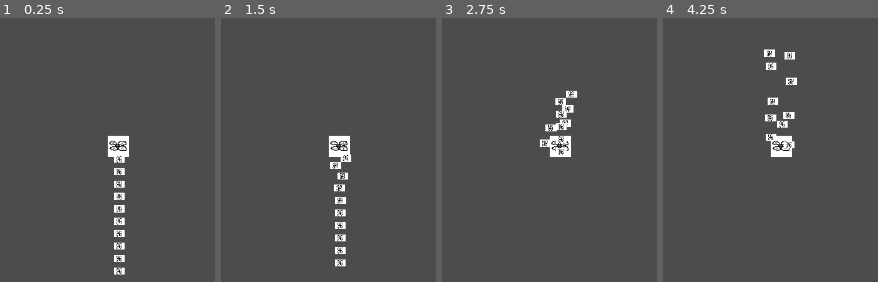
Above: before the commit, frames 1-4 (left to right).
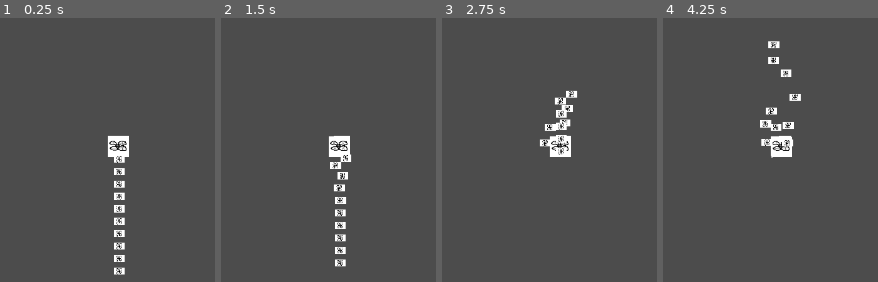
Above: after the commit, the same moments.

Repository: MeAmAnUsername/GMTK-2021
Game: Godot game, scene res://scenes/RopeSystem.tscn
The game is run twice, just before and just after one commit, with the same random seed, the same clock (stepped at 60 frames per second) and the same inputs. This scene is started directly instead of the project's main scene.
Inputs:
- Up to frame 1 (0.25 s): no input
- Up to frame 2 (1.5 s): tap Enter at 0.5 s; hold Right (ui_right) 0.53-1.28 s; tap Space at 1.25 s; hold Down (ui_down) from 1.28 s (still down)
- Up to frame 3 (2.75 s): release Down (ui_down) at 2.03 s; hold Right (ui_right) from 2.03 s (still down)
- Up to frame 4 (4.25 s): release Right (ui_right) at 2.78 s; hold Up (ui_up) 2.78-3.53 s; hold Left (ui_left) from 3.53 s (still down)

The runs differ from the first frame. In frame 1, less than 0.1% of the frame differs, in the area x 51-59%, y 46-50%; in frame 2, 0.3%; in frame 3, 0.7%; in frame 4, 2.5%, in the area x 45-65%, y 8-54%.

Commit message:
new main scene

Diff:
--- a/project.godot
+++ b/project.godot
@@ -11,7 +11,7 @@
 [application]
 
 config/name="GMTK-2021"
-run/main_scene="res://scenes/Main.tscn"
+run/main_scene="res://scenes/levels/BigRaiseHeavy.tscn"
 config/icon="res://icon.png"
 
 [display]
--- a/scenes/Main.tscn
+++ /dev/null
@@ -1,53 +0,0 @@
-[gd_scene load_steps=7 format=2]
-
-[ext_resource path="res://scripts/Main.gd" type="Script" id=1]
-[ext_resource path="res://scenes/RopeSystem.tscn" type="PackedScene" id=2]
-[ext_resource path="res://scenes/Level.tscn" type="PackedScene" id=3]
-[ext_resource path="res://scenes/Beacon.tscn" type="PackedScene" id=4]
-
-[sub_resource type="OpenSimplexNoise" id=1]
-
-[sub_resource type="NoiseTexture" id=2]
-noise = SubResource( 1 )
-
-[node name="Scene" type="Node2D"]
-position = Vector2( 191.508, 148.671 )
-script = ExtResource( 1 )
-
-[node name="Hud" type="CanvasLayer" parent="."]
-
-[node name="Panel" type="Panel" parent="Hud"]
-margin_right = 245.0
-margin_bottom = 52.0
-__meta__ = {
-"_edit_use_anchors_": false
-}
-
-[node name="Label" type="Label" parent="Hud/Panel"]
-margin_left = 8.0
-margin_top = 6.0
-margin_right = 242.0
-margin_bottom = 46.0
-text = "Hoi"
-__meta__ = {
-"_edit_use_anchors_": false
-}
-
-[node name="ParallaxBackground" type="ParallaxBackground" parent="."]
-
-[node name="ParallaxLayer" type="ParallaxLayer" parent="ParallaxBackground"]
-motion_scale = Vector2( 0.25, 0.25 )
-
-[node name="Sprite" type="Sprite" parent="ParallaxBackground/ParallaxLayer"]
-position = Vector2( 707.339, 359.646 )
-scale = Vector2( 5.65268, 5.65268 )
-texture = SubResource( 2 )
-
-[node name="RopeSystem" parent="." instance=ExtResource( 2 )]
-position = Vector2( 184.941, 32.0173 )
-
-[node name="Node2D" parent="." instance=ExtResource( 3 )]
-position = Vector2( -24.9733, 103.461 )
-
-[node name="Node2D2" parent="." instance=ExtResource( 4 )]
-position = Vector2( 488.206, 30.0075 )
--- a/scenes/Player.tscn
+++ b/scenes/Player.tscn
@@ -1,8 +1,9 @@
-[gd_scene load_steps=6 format=2]
+[gd_scene load_steps=7 format=2]
 
 [ext_resource path="res://scripts/Player.gd" type="Script" id=1]
 [ext_resource path="res://assets/drone0.png" type="Texture" id=2]
 [ext_resource path="res://assets/drone1.png" type="Texture" id=3]
+[ext_resource path="res://assets/sfx/servoLoop.wav" type="AudioStream" id=4]
 
 [sub_resource type="SpriteFrames" id=1]
 animations = [ {
@@ -34,9 +35,14 @@
 rotation = 1.57079
 scale = Vector2( 0.526996, 0.526996 )
 frames = SubResource( 1 )
+frame = 1
 playing = true
 
 [node name="CollisionShape2D" type="CollisionShape2D" parent="."]
 position = Vector2( 1.26135, -0.840839 )
 scale = Vector2( 2, 1 )
 shape = SubResource( 2 )
+
+[node name="RotorSound" type="AudioStreamPlayer2D" parent="."]
+position = Vector2( 3.00001, 0.999981 )
+stream = ExtResource( 4 )
--- a/scenes/levels/BigRaiseHeavy.tscn
+++ b/scenes/levels/BigRaiseHeavy.tscn
@@ -1,6 +1,8 @@
-[gd_scene load_steps=2 format=2]
+[gd_scene load_steps=4 format=2]
 
 [ext_resource path="res://scenes/levels/elements/Platform.tscn" type="PackedScene" id=1]
+[ext_resource path="res://scenes/Player.tscn" type="PackedScene" id=2]
+[ext_resource path="res://scenes/Beacon.tscn" type="PackedScene" id=3]
 
 [node name="BigRaiseHeavy" type="Node2D"]
 
@@ -27,3 +29,9 @@
 [node name="Platform3" parent="." instance=ExtResource( 1 )]
 position = Vector2( 560, 344 )
 scale = Vector2( 6, 1 )
+
+[node name="Player" parent="." instance=ExtResource( 2 )]
+position = Vector2( 383.984, 241.047 )
+
+[node name="Node2D" parent="." instance=ExtResource( 3 )]
+position = Vector2( 488.636, 443.036 )
--- a/scripts/Player.gd
+++ b/scripts/Player.gd
@@ -12,15 +12,38 @@
 var input_x : int
 var input_y : int
 
+var in_range : bool
+
 func _init():
+	in_range = true
 	angular_damp = 6.0
 	linear_damp = 0.6
 	gravity_scale = 3.0
 
+	#$RotorSound.play()
+
+func _ready():
+	# animation playing is disabled on node to prevent merge conflicts
+	#$HeliSprite.play()
+	#$RotorSound.play()
+	#$RotorSound.stream.loop_mode = AudioStreamPlayer2D.LOOP_FORWARD
+	pass
+
 func _process(delta):
-	input_x = int(Input.is_action_pressed("ui_right")) - int(Input.is_action_pressed("ui_left"))
-	# int(Input.is_action_pressed("ui_down")) -
-	input_y = -int(Input.is_action_pressed("ui_up"))
+
+	if beaconCount > 0:
+		input_x = int(Input.is_action_pressed("ui_right")) - int(Input.is_action_pressed("ui_left"))
+		input_y = int(Input.is_action_pressed("ui_down")) - int(Input.is_action_pressed("ui_up"))
+	else:
+		input_x = 0
+		input_y = 0
+
+	var any_input = input_x !=0 or input_y !=0
+	#$RotorSound.pitch_scale += delta * (1.0 if in_range else -1.0)
+	#$RotorSound.pitch_scale = clamp($RotorSound.pitch_scale, 0.5, 1.0)
+
+	#$RotorSound.volume_db += delta * (1.0 if any_input else -1.0)
+	#$RotorSound.volume_db = clamp($RotorSound.volume_db, -100, -3)
 
 	if beaconCount == 0:
 		input_x = 0
@@ -49,7 +72,7 @@
 
 	# Try to stay upright
 	var angle_dif = (-TAU*0.25 - rotation) / (TAU*0.25)
-	if (abs(angle_dif) < 1):
+	if beaconCount > 0 and (abs(angle_dif) < 1):
 		applied_torque += angle_dif * 3000
 
 	var total_thrust = thrust_charge * 5000 + thrust
Binary file added: assets/conceptart.png
Not shown, added: assets/conceptart.png.import
Not shown, added: assets/sfx/servoDown.wav.import
Not shown, added: assets/sfx/servoLoop.wav.import
Not shown, added: assets/sfx/servoUp.wav.import
Not shown, added: assets/assets.blend
Not shown, added: assets/assets.blend1
Not shown, added: assets/sfx/servoDown.wav
Not shown, added: assets/sfx/servoLoop.wav
Not shown, added: assets/sfx/servoUp.wav
